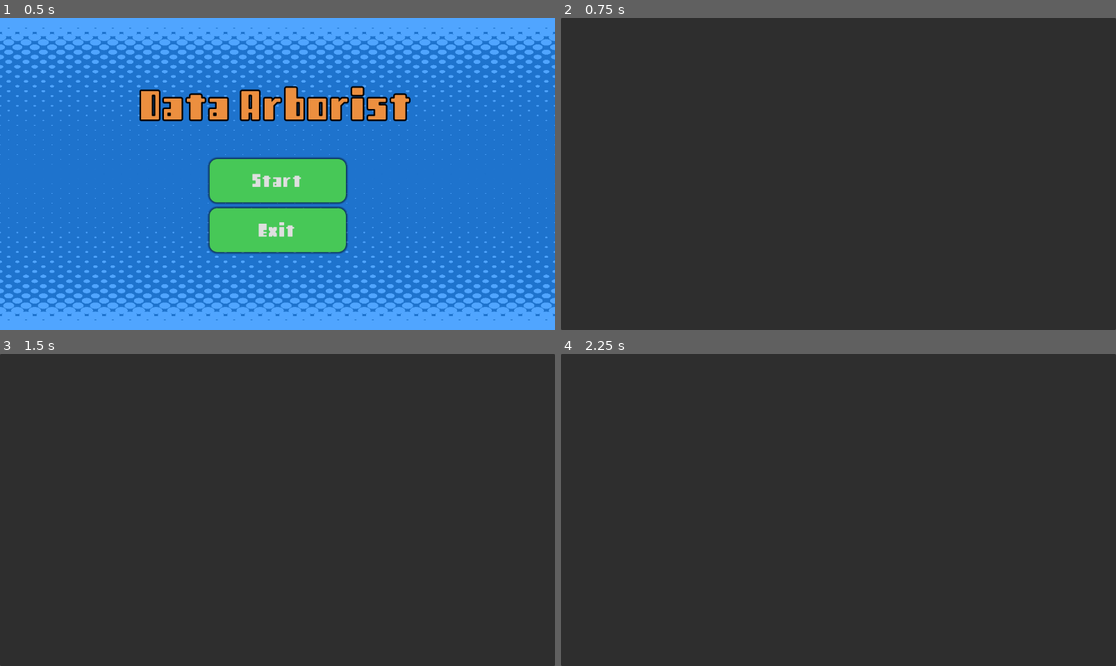
Above: before the commit, frames 1-4 (two rows, left to right).
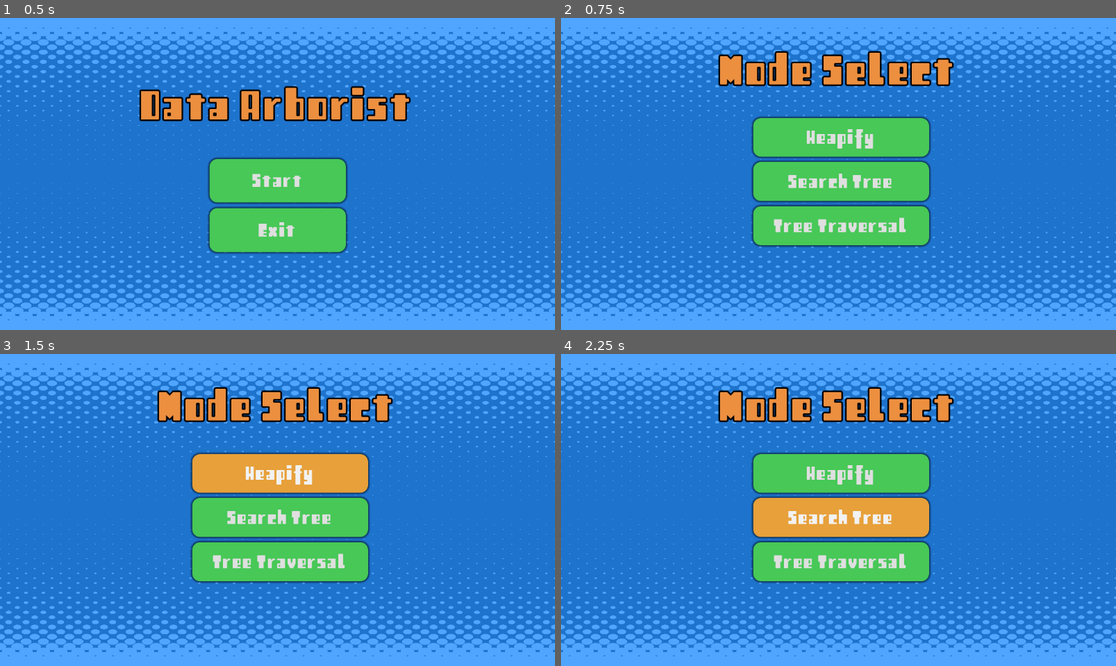
Above: after the commit, the same moments.

Repository: XanthPalmes/Godot_Data_Arborist
Game: Godot game, scene res://main_menu.tscn
Same seed, same stepped clock (60 frames per second), same inputs: the game is played once before the commit and once after it.
Inputs (mouse positions are in pixels of both pictures, inside the frame that each line leads up to):
- Up to frame 1 (0.5 s): no input
- Up to frame 2 (0.75 s): click "Start" at 0.5 s
- Up to frame 3 (1.5 s): click (277, 472) at 1.25 s, where only the run after the commit has a clickable "Heapify"
- Up to frame 4 (2.25 s): click (838, 516) at 2 s, where only the run after the commit has a clickable "Search Tree"

Frame 1 is identical in both runs. In frame 2, 100% of the frame differs, in the area x 0-100%, y 0-100%; in frame 3, 100%; in frame 4, 100%.

Commit message:
Added Mode selection
Added Mode Selection

Diff:
--- a/ModeSelection.tscn
+++ b/ModeSelection.tscn
@@ -1,4 +1,34 @@
 [gd_scene format=3 uid="uid://cevdxmhgej0ql"]
+
+[ext_resource type="Texture2D" uid="uid://ctjn4glp3dgu1" path="res://1421.jpg" id="1_wef6y"]
+[ext_resource type="FontFile" uid="uid://buj0nmh77eeha" path="res://retro.ttf" id="2_4jhfl"]
+
+[sub_resource type="StyleBoxTexture" id="StyleBoxTexture_4jhfl"]
+texture = ExtResource("1_wef6y")
+
+[sub_resource type="StyleBoxFlat" id="StyleBoxFlat_whdl8"]
+bg_color = Color(0.27895936, 0.7828342, 0.34085, 1)
+corner_radius_top_left = 16
+corner_radius_top_right = 16
+corner_radius_bottom_right = 16
+corner_radius_bottom_left = 16
+shadow_size = 5
+
+[sub_resource type="StyleBoxFlat" id="StyleBoxFlat_j1tft"]
+bg_color = Color(0.90588236, 0.627451, 0.22745098, 1)
+corner_radius_top_left = 16
+corner_radius_top_right = 16
+corner_radius_bottom_right = 16
+corner_radius_bottom_left = 16
+shadow_size = 5
+
+[sub_resource type="StyleBoxFlat" id="StyleBoxFlat_iynnj"]
+bg_color = Color(0.90588236, 0.627451, 0.22745098, 1)
+corner_radius_top_left = 16
+corner_radius_top_right = 16
+corner_radius_bottom_right = 16
+corner_radius_bottom_left = 16
+shadow_size = 5
 
 [node name="ModeSelection" type="Control" unique_id=1493037413]
 layout_mode = 3
@@ -8,10 +38,76 @@
 grow_horizontal = 2
 grow_vertical = 2
 
-[node name="Panel" type="Panel" parent="." unique_id=1567339980]
+[node name="Background" type="Panel" parent="." unique_id=1062969576]
 layout_mode = 1
 anchors_preset = 15
 anchor_right = 1.0
 anchor_bottom = 1.0
 grow_horizontal = 2
 grow_vertical = 2
+theme_override_styles/panel = SubResource("StyleBoxTexture_4jhfl")
+
+[node name="Title" type="Label" parent="." unique_id=989033409]
+layout_mode = 1
+anchors_preset = 5
+anchor_left = 0.5
+anchor_right = 0.5
+offset_left = -246.5
+offset_top = 56.0
+offset_right = 246.5
+offset_bottom = 161.0
+grow_horizontal = 2
+theme_override_colors/font_color = Color(0.9259442, 0.55889225, 0.24835804, 1)
+theme_override_colors/font_shadow_color = Color(0.9519262, 0.7573939, 0.5963233, 0)
+theme_override_colors/font_outline_color = Color(0, 0, 0, 1)
+theme_override_constants/shadow_offset_x = 7
+theme_override_constants/shadow_offset_y = 10
+theme_override_constants/outline_size = 13
+theme_override_fonts/font = ExtResource("2_4jhfl")
+theme_override_font_sizes/font_size = 118
+text = "Mode Select"
+
+[node name="VBoxContainer" type="VBoxContainer" parent="." unique_id=1902665641]
+layout_mode = 1
+anchors_preset = 8
+anchor_left = 0.5
+anchor_top = 0.5
+anchor_right = 0.5
+anchor_bottom = 0.5
+offset_left = -177.5
+offset_top = -116.0
+offset_right = 188.0
+offset_bottom = 148.0
+grow_horizontal = 2
+grow_vertical = 2
+theme_override_constants/separation = 11
+
+[node name="HeapifyBtn" type="Button" parent="VBoxContainer" unique_id=331045642]
+layout_mode = 2
+size_flags_vertical = 3
+theme_override_fonts/font = ExtResource("2_4jhfl")
+theme_override_font_sizes/font_size = 53
+theme_override_styles/normal = SubResource("StyleBoxFlat_whdl8")
+theme_override_styles/pressed = SubResource("StyleBoxFlat_j1tft")
+theme_override_styles/hover = SubResource("StyleBoxFlat_iynnj")
+text = "Heapify"
+
+[node name="BstBtn" type="Button" parent="VBoxContainer" unique_id=1889970848]
+layout_mode = 2
+size_flags_vertical = 3
+theme_override_fonts/font = ExtResource("2_4jhfl")
+theme_override_font_sizes/font_size = 53
+theme_override_styles/normal = SubResource("StyleBoxFlat_whdl8")
+theme_override_styles/pressed = SubResource("StyleBoxFlat_j1tft")
+theme_override_styles/hover = SubResource("StyleBoxFlat_iynnj")
+text = "Search Tree"
+
+[node name="TreeTraversalBtn" type="Button" parent="VBoxContainer" unique_id=1443637386]
+layout_mode = 2
+size_flags_vertical = 3
+theme_override_fonts/font = ExtResource("2_4jhfl")
+theme_override_font_sizes/font_size = 53
+theme_override_styles/normal = SubResource("StyleBoxFlat_whdl8")
+theme_override_styles/pressed = SubResource("StyleBoxFlat_j1tft")
+theme_override_styles/hover = SubResource("StyleBoxFlat_iynnj")
+text = "Tree Traversal"
--- a/main_menu.gd
+++ b/main_menu.gd
@@ -1,20 +1,8 @@
 extends Control
 
-
-# Called when the node enters the scene tree for the first time.
-func _ready() -> void:
-	pass # Replace with function body.
-
-
-# Called every frame. 'delta' is the elapsed time since the previous frame.
-func _process(delta: float) -> void:
-	pass
-
-
-func _on_start_pressed():
+func _on_start_btn_pressed():
 	get_tree().change_scene_to_file("res://ModeSelection.tscn")
 
 
-
-func _on_exit_pressed():
+func _on_exit_btn_pressed():
 	get_tree().quit()
--- a/main_menu.tscn
+++ b/main_menu.tscn
@@ -40,7 +40,7 @@
 grow_vertical = 2
 script = ExtResource("1_fu7sn")
 
-[node name="Panel" type="Panel" parent="." unique_id=1509513076]
+[node name="Background" type="Panel" parent="." unique_id=1509513076]
 layout_mode = 1
 anchors_preset = 15
 anchor_right = 1.0
@@ -64,7 +64,7 @@
 grow_vertical = 2
 theme_override_constants/separation = 12
 
-[node name="Button" type="Button" parent="VBoxContainer" unique_id=670874692]
+[node name="StartBtn" type="Button" parent="VBoxContainer" unique_id=670874692]
 layout_mode = 2
 size_flags_vertical = 3
 theme_override_fonts/font = ExtResource("2_fu7sn")
@@ -74,7 +74,7 @@
 theme_override_styles/hover = SubResource("StyleBoxFlat_fu7sn")
 text = "Start"
 
-[node name="Button2" type="Button" parent="VBoxContainer" unique_id=1183785537]
+[node name="ExitBtn" type="Button" parent="VBoxContainer" unique_id=1183785537]
 layout_mode = 2
 size_flags_vertical = 3
 theme_override_fonts/font = ExtResource("2_fu7sn")
@@ -84,7 +84,7 @@
 theme_override_styles/hover = SubResource("StyleBoxFlat_fu7sn")
 text = "Exit"
 
-[node name="Label" type="Label" parent="." unique_id=1765784402]
+[node name="Title" type="Label" parent="." unique_id=1765784402]
 layout_mode = 1
 anchors_preset = 8
 anchor_left = 0.5
@@ -107,5 +107,7 @@
 theme_override_font_sizes/font_size = 118
 text = "Data Arborist"
 
-[connection signal="pressed" from="VBoxContainer/Button" to="." method="_on_start_pressed"]
-[connection signal="pressed" from="VBoxContainer/Button2" to="." method="_on_exit_pressed"]
+[connection signal="pressed" from="VBoxContainer/StartBtn" to="." method="_on_start_btn_pressed"]
+[connection signal="pressed" from="VBoxContainer/StartBtn" to="." method="_on_start_pressed"]
+[connection signal="pressed" from="VBoxContainer/ExitBtn" to="." method="_on_exit_btn_pressed"]
+[connection signal="pressed" from="VBoxContainer/ExitBtn" to="." method="_on_exit_pressed"]
